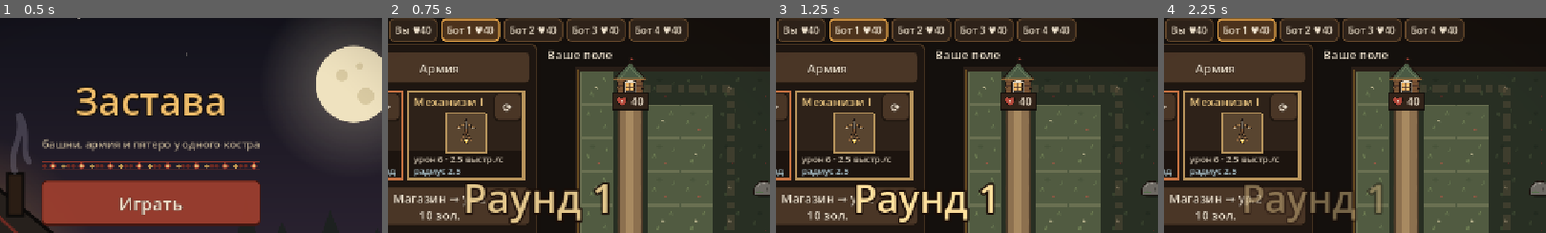
Above: before the commit, frames 1-4 (left to right).
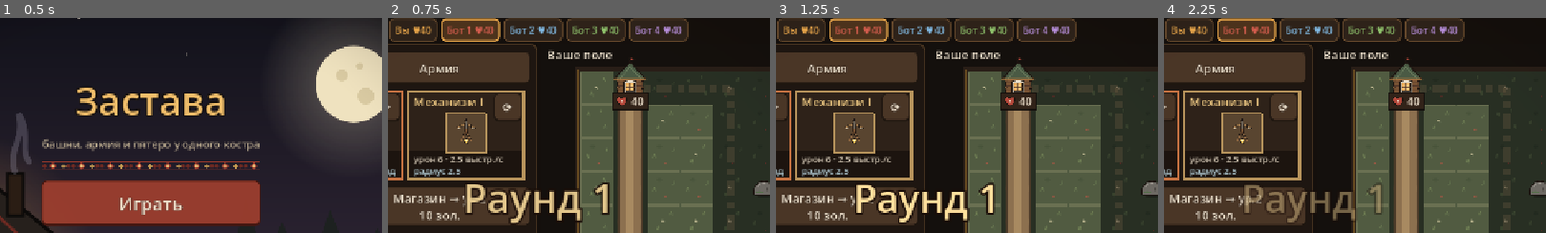
Above: after the commit, the same moments.

Repository: mewin1/godot-game
Game: Godot game, scene res://scenes/main_menu.tscn
Same seed, same stepped clock (60 frames per second), same inputs: the game is played once before the commit and once after it.
Inputs:
- Up to frame 1 (0.5 s): no input
- Up to frame 2 (0.75 s): click "Играть" at 0.5 s
- Up to frame 3 (1.25 s): no input
- Up to frame 4 (2.25 s): click "II" at 1.25 s; click "▶" at 2 s
The pictures show only the part of the screen within x 30-80%, y 8-58%; the shares and areas given below are measured in that part.

Frame 1 is identical in both runs. In frame 2, 1.1% of the frame differs, in the area x 2-77%, y 3-8%; in frame 3, 1.1%; in frame 4, 1.1%.

Commit message:
Ярость на экране, цвета игроков, табличка HP терема поверх мобов
- Таймер волны в панели; после него — «ЯРОСТЬ! мобы ускорились · N с», баннер, мобы краснеют и семенят
- У каждого игрока свой цвет (FieldStyle.player_colors): кольцо под юнитами его армии и имя в фишке —
  видно, чья армия идёт, особенно в осаде
- Табличка HP терема рисуется поверх мобов

Diff:
--- a/src/ui/match_hud.gd
+++ b/src/ui/match_hud.gd
@@ -33,6 +33,7 @@
 var _siege_panel: PanelContainer
 var _siege_label: Label
 var _time: float = 0.0
+var _player_colors: FieldStyle = VisualCatalog.get_default().field
 
 
 func _init() -> void:
@@ -111,8 +112,18 @@
 			var seconds: int = ceili(ticks_left / sim.config.ticks_per_second)
 			return "Подготовка · %d с" % seconds
 		MatchSim.Phase.WAVE:
-			return "Волна"
+			return _wave_text(sim)
 	return "Матч окончен"
+
+
+## Волна: сколько осталось до ярости; в ярости — сколько до прорыва всех оставшихся.
+func _wave_text(sim: MatchSim) -> String:
+	var config: GameConfig = sim.config
+	var ticks_left: int = config.wave_max_ticks - sim.phase_tick
+	if ticks_left > 0:
+		return "Волна · %d с" % ceili(float(ticks_left) / config.ticks_per_second)
+	ticks_left = maxi(0, ticks_left + config.wave_enrage_extra_ticks)
+	return "ЯРОСТЬ! мобы ускорились · %d с" % ceili(float(ticks_left) / config.ticks_per_second)
 
 
 func _refresh_chips(sim: MatchSim, human_index: int) -> void:
@@ -122,6 +133,7 @@
 		var chip: PanelContainer = _chips[player.index]
 		var label: Label = _chip_labels[player.index]
 		var display_name: String = "Вы" if player.index == human_index else player.display_name
+		label.add_theme_color_override("font_color", _player_colors.get_player_color(player.index))
 		if not player.is_alive:
 			label.text = "%s · %d место" % [display_name, player.place]
 			chip.modulate = COLOR_ELIMINATED
--- a/src/view/battle_layer.gd
+++ b/src/view/battle_layer.gd
@@ -16,11 +16,15 @@
 const HP_GOOD_COLOR: Color = Color(0.56, 0.74, 0.4)
 const HP_LOW_COLOR: Color = Color(0.85, 0.36, 0.25)
 const BREACH_TEXT_COLOR: Color = Color(1.0, 0.45, 0.35)
+const HP_TEXT_COLOR: Color = Color(0.94, 0.89, 0.81)
 const SHOT_SOUNDS: Array[StringName] = [&"shot_fire", &"shot_ice", &"shot_mech"]
 
 var interpolation: float = 0.0
 var is_own_field: bool = false
 var breach_multiplier: int = 1
+var hero_hp: int = 0
+## Центр таблички HP героя на экране (её место задаёт FieldView: там же терем).
+var hero_plate_center: Vector2 = Vector2.ZERO
 
 static var _puff_texture: Texture2D
 
@@ -93,6 +97,7 @@
 		_draw_projectile(projectile)
 	for impact: Impact in _impacts:
 		_draw_impact(impact)
+	_draw_hero_hp(hero_plate_center)
 	for text: FloatText in _texts:
 		_draw_float_text(text)
 	if _breach_flash_left > 0.0:
@@ -120,22 +125,47 @@
 		_facing_left[mob.id] = step_x < 0.0
 	var sprite_size: float = visual.size_cells * _cell_size
 	feet.y += sprite_size * 0.3
-	var phase: float = _time * visual.bob_speed * PI + mob.id
+	var bob_speed: float = visual.bob_speed * (2.0 if _field.is_enraged else 1.0)
+	var phase: float = _time * bob_speed * PI + mob.id
 	var bob: float = absf(sin(phase)) * visual.bob_height * sprite_size
 	var tilt: float = sin(phase) * 0.07
 	draw_set_transform(feet, 0.0, Vector2(1.0, 0.32))
 	draw_circle(Vector2.ZERO, sprite_size * 0.36, SHADOW_COLOR)
+	if mob.sender_index >= 0:
+		# Чья армия: кольцо цвета игрока под юнитом.
+		draw_arc(Vector2.ZERO, sprite_size * 0.36, 0.0, TAU, 24,
+				_style.get_player_color(mob.sender_index), 5.0, true)
 	if mob.slow_percent > 0:
 		draw_arc(Vector2.ZERO, sprite_size * 0.42, 0.0, TAU, 24, _style.slow_tint, 3.0, true)
 	var flip: float = -1.0 if _facing_left.get(mob.id, false) else 1.0
 	draw_set_transform(feet - Vector2(0, bob), tilt, Vector2(flip, 1.0))
-	var tint: Color = _style.slow_tint if mob.slow_percent > 0 else Color.WHITE
+	var tint: Color = Color.WHITE
+	if _field.is_enraged:
+		tint = _style.enrage_tint
+	if mob.slow_percent > 0:
+		tint = tint * _style.slow_tint
 	draw_texture_rect(visual.texture, Rect2(Vector2(-sprite_size * 0.5, -sprite_size),
 			Vector2.ONE * sprite_size), false, tint)
 	draw_set_transform_matrix(Transform2D.IDENTITY)
 	if mob.hp < mob.max_hp:
 		_draw_hp_bar(Vector2(feet.x, feet.y - sprite_size - bob - 4.0), sprite_size * 0.7,
 				float(mob.hp) / mob.max_hp)
+
+
+func _draw_hero_hp(center: Vector2) -> void:
+	var font: Font = get_theme_default_font()
+	var font_size: int = maxi(12, int(_cell_size * 0.34))
+	var text: String = str(maxi(0, hero_hp))
+	var text_width: float = font.get_string_size(text, HORIZONTAL_ALIGNMENT_LEFT, -1, font_size).x
+	var icon_size: float = font_size * 1.1
+	var plate_size: Vector2 = Vector2(icon_size + text_width + 14.0, font_size * 1.45)
+	var plate: Rect2 = Rect2(center - plate_size * 0.5, plate_size)
+	draw_rect(plate.grow(2.0), Color(0.07, 0.05, 0.04, 0.9))
+	draw_rect(plate, Color(0.2, 0.14, 0.1, 0.95))
+	draw_texture_rect(_style.heart_icon, Rect2(plate.position + Vector2(4.0,
+			(plate_size.y - icon_size) * 0.5), Vector2.ONE * icon_size), false)
+	draw_string(font, Vector2(plate.position.x + icon_size + 8.0, center.y + font_size * 0.36),
+			text, HORIZONTAL_ALIGNMENT_LEFT, -1, font_size, HP_TEXT_COLOR)
 
 
 func _draw_hp_bar(top_center: Vector2, width: float, ratio: float) -> void:
--- a/src/view/field_view.gd
+++ b/src/view/field_view.gd
@@ -388,23 +388,10 @@
 	if _hero_shake_left > 0.0:
 		var flash: Color = Color(_style.breach_color, 0.5 * _hero_shake_left / HERO_SHAKE_SECONDS)
 		draw_texture_rect(texture, Rect2(draw_position, Vector2(width, height)), false, flash)
-	_draw_hero_hp(Vector2(rect.get_center().x, rect.end.y - _cell_size * 0.1) + shake)
-
-
-func _draw_hero_hp(center: Vector2) -> void:
-	var font: Font = get_theme_default_font()
-	var font_size: int = maxi(12, int(_cell_size * 0.34))
-	var text: String = str(maxi(0, hero_hp))
-	var text_width: float = font.get_string_size(text, HORIZONTAL_ALIGNMENT_LEFT, -1, font_size).x
-	var icon_size: float = font_size * 1.1
-	var plate_size: Vector2 = Vector2(icon_size + text_width + 14.0, font_size * 1.45)
-	var plate: Rect2 = Rect2(center - plate_size * 0.5, plate_size)
-	draw_rect(plate.grow(2.0), Color(0.07, 0.05, 0.04, 0.9))
-	draw_rect(plate, Color(0.2, 0.14, 0.1, 0.95))
-	draw_texture_rect(_style.heart_icon, Rect2(plate.position + Vector2(4.0,
-			(plate_size.y - icon_size) * 0.5), Vector2.ONE * icon_size), false)
-	draw_string(font, Vector2(plate.position.x + icon_size + 8.0, center.y + font_size * 0.36),
-			text, HORIZONTAL_ALIGNMENT_LEFT, -1, font_size, TITLE_COLOR)
+	# Табличку HP рисует боевой слой — поверх мобов, чтобы толпа у терема её не закрывала.
+	_battle.hero_hp = hero_hp
+	_battle.hero_plate_center = Vector2(rect.get_center().x, rect.end.y - _cell_size * 0.1) + shake
+
 
 #endregion
 
--- a/src/view/match_screen.gd
+++ b/src/view/match_screen.gd
@@ -36,6 +36,7 @@
 var _speed_index: int = 0
 var _was_prep_shown: bool = true
 var _banner: Control
+var _was_enraged: bool = false
 ## В каком раунде выбыл каждый игрок (индекс → раунд) — для таблицы итогов.
 var _elimination_rounds: Dictionary[int, int] = {}
 
@@ -242,6 +243,7 @@
 	_refresh_opponent_view()
 	_fade_left_half_on_change()
 	_hud.refresh(_sim, HUMAN_INDEX)
+	_announce_enrage(me.field.is_enraged)
 	_update_toast()
 
 
@@ -274,6 +276,13 @@
 	tween.tween_property(_menu_slot, "modulate:a", 1.0, HALF_FADE_SECONDS)
 
 
+func _announce_enrage(is_enraged: bool) -> void:
+	if is_enraged and not _was_enraged and _human().is_alive:
+		_show_banner("ЯРОСТЬ!", COLOR_SIEGE, "Время волны вышло — мобы ускорились")
+		_sound_bank.play(&"wave", 0.0)
+	_was_enraged = is_enraged
+
+
 func _update_toast() -> void:
 	_toast_time_left = maxf(0.0, _toast_time_left - get_process_delta_time())
 	_toast_label.modulate.a = clampf(_toast_time_left, 0.0, 1.0)
--- a/src/view/visuals/field_style.gd
+++ b/src/view/visuals/field_style.gd
@@ -29,3 +29,13 @@
 @export var slow_tint: Color = Color(0.6, 0.85, 1.0)
 @export var breach_color: Color = Color(0.8, 0.15, 0.1)
 @export var gold_text_color: Color = Color(0.95, 0.8, 0.4)
+## Ярость (время волны вышло): мобы краснеют.
+@export var enrage_tint: Color = Color(1.0, 0.55, 0.45)
+## Цвета игроков по номеру: кольцо под юнитами армии и имя в фишке. Первый — вы.
+@export var player_colors: Array[Color] = [Color(0.91, 0.65, 0.29), Color(0.82, 0.36, 0.3),
+		Color(0.5, 0.72, 0.88), Color(0.56, 0.76, 0.42), Color(0.72, 0.56, 0.86)]
+
+
+## Цвет игрока по номеру (если игроков больше, чем цветов, — по кругу).
+func get_player_color(player_index: int) -> Color:
+	return player_colors[player_index % player_colors.size()]
